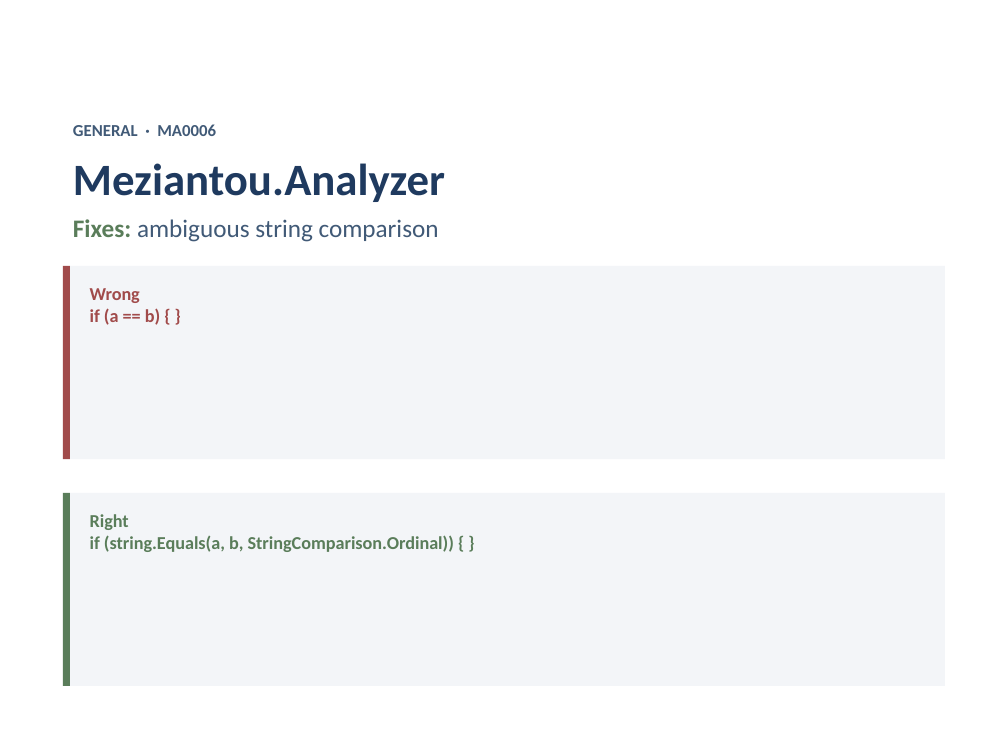
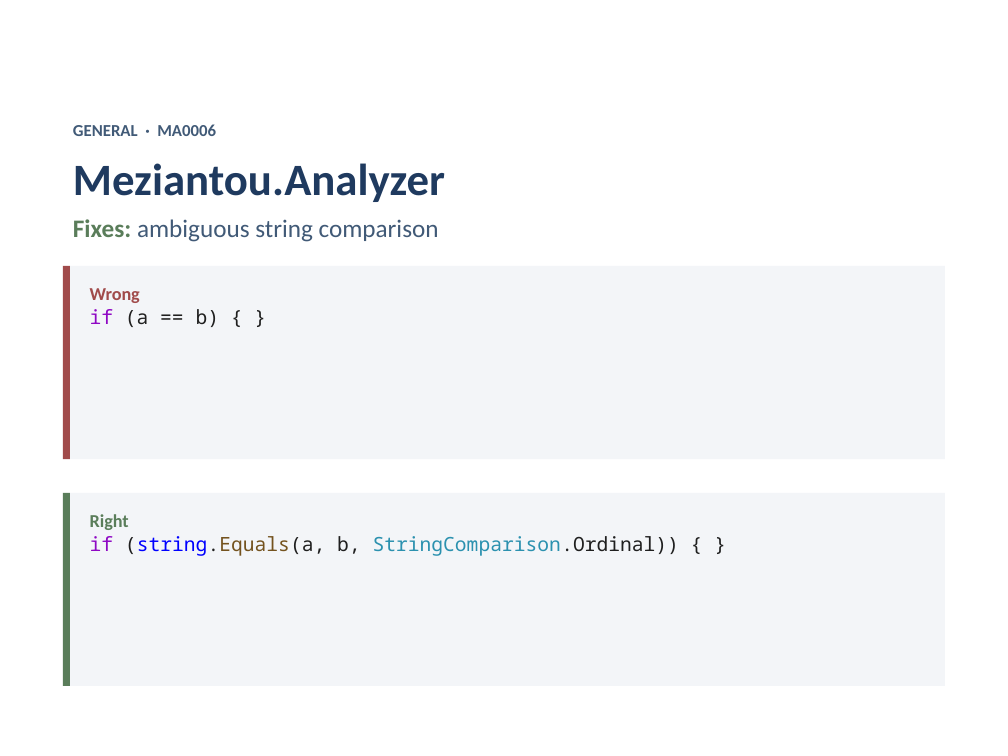
Before and after one commit to isidore/Talks, a slide deck: slide 8 of Slides/Analyzers.Net.pptx. Drawn at 1008x756 pixels with LibreOffice and Linux fonts; fonts in the diff are those of the drawing. Boxes give left, top, right and bottom in pixels: in the first picture for what was removed or moved away, otherwise in the second. Text is boxed around its words. In the diff, an @@ line names an element or a change of style, - is before the commit and + after.

Commit message:
code styling

```diff
--- a/Slides/Analyzers.Net.pptx
+++ b/Slides/Analyzers.Net.pptx
@@ rectangle "Wrong if (a == b) ..." at [70,266,944,460]: text colour #1F3A5F to #8F08C4 in "if"; text colour #1F3A5F to #1F1F1F in "(a == b) { }" @@
@@ rectangle "Right if (string.Equals(a, b, StringComparison.Ordinal)) ..." at [70,493,944,686]: text colour #1F3A5F to #8F08C4 in "if"; text colour #1F3A5F to #1F1F1F in "(string.Equals(a, b, StringComparison.Ordinal)) { }"; text colour #1F3A5F to #0000FF, text colour #1F3A5F to #74531F in "(string.Equals(a,"; text colour #1F3A5F to #2B91AF in "StringComparison.Ordinal))" @@
```
Also in this commit, not shown: 23 other slides changed.
